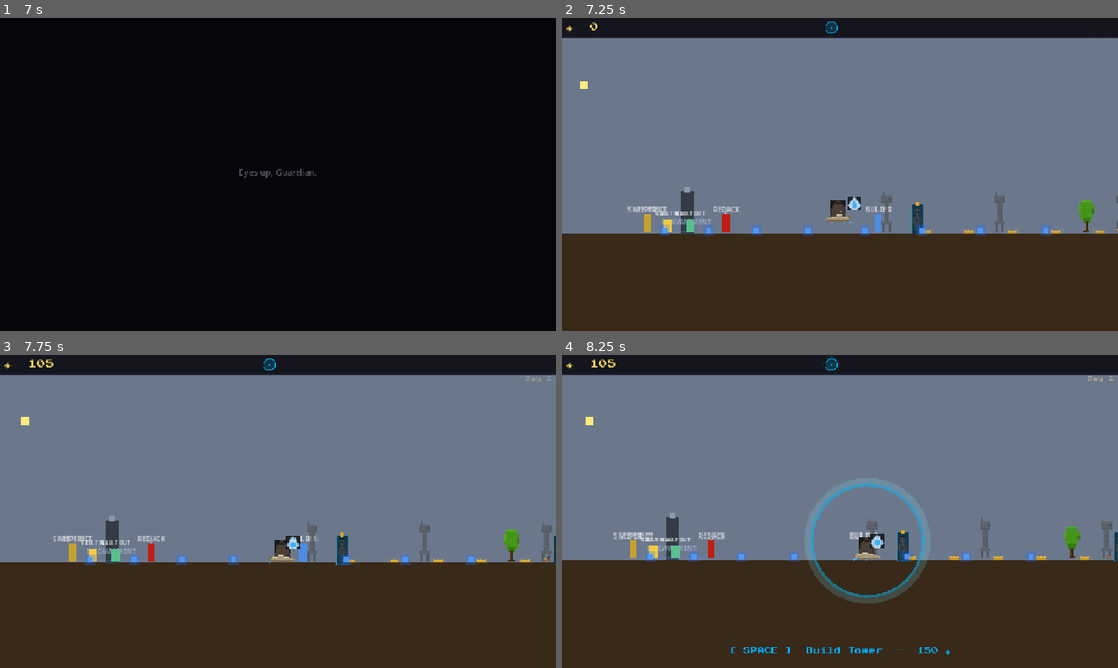
Above: before the commit, frames 1-4 (two rows, left to right).
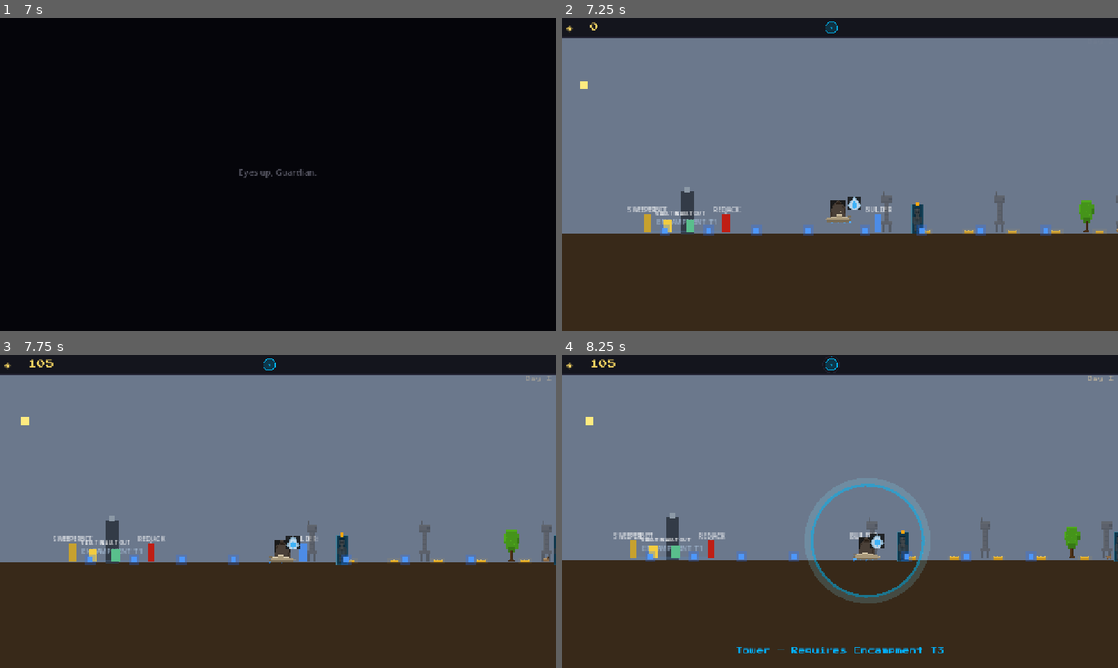
Above: after the commit, the same moments.

Repository: elliswalker/guardian-rising-game
Game: Godot game, scene res://scenes/world/opening.tscn
Two runs of this game, one before a commit and one after it. Both use one fixed random seed, a clock stepped at 60 frames per second and the inputs below.
Inputs:
- Up to frame 1 (7 s): tap Enter at 0.5, 2, 4.25 s; hold Space (action) 0.53-1.28 s; hold D (move_right) 0.53-2.03 s; tap E (ability) at 1.35, 5.85 s; tap Space (action) at 1.55, 2.85, 3.8, 4.35, 5, 6.05 s; hold A (move_left) 2.03-2.78 s; hold Space (action) 2.03-2.78 s; hold D (move_right) 2.78-4.28 s; hold E (ability) 3.53-4.28 s; hold A (move_left) 4.28-5.03 s; hold D (move_right) 5.03-5.78 s; hold Space (action) 5.03-5.78 s; hold A (move_left) from 5.78 s (still down); hold Space (action) from 6.53 s (still down)
- Up to frame 2 (7.25 s): keep holding A (move_left); keep holding Space (action)
- Up to frame 3 (7.75 s): release A (move_left) at 7.28 s; release Space (action) at 7.28 s; hold D (move_right) from 7.28 s (still down); tap Space (action) at 7.35 s
- Up to frame 4 (8.25 s): keep holding D (move_right); hold E (ability) from 8.03 s (still down)

Frame 1 is identical in both runs. In frame 2, less than 0.1% of the frame differs, in the area x 17-28%, y 64-66%; in frame 3, less than 0.1%; in frame 4, 0.5%, in the area x 14-70%, y 60-96%.

Commit message:
Encampment tier ladder: paid upgrades gate jobs, towers, and the vault
Fixes #14 — Kingdom's center-tier ladder, the pacing spine. The encampment
was a 5-line group tag with every job available on day 1; now progression
is staged:

- T1 (start): builder jobs only
- T2 (200 glimmer): +redjack jobs
- T3 (400 glimmer): +sweeperbot jobs, towers become buildable
- T4 (600 glimmer): +vault pads

The upgrade is the one workerless build (pay at the encampment, it just
happens — Kingdom rule). The encampment tower visibly grows and brightens
per tier. Gated interactables show their requirement instead of their
action prompt. Tier resets with the run.

Co-Authored-By: Claude Sonnet 4.6 <noreply@anthropic.com>

Diff:
--- a/scripts/autoload/game_state.gd
+++ b/scripts/autoload/game_state.gd
@@ -2,6 +2,7 @@
 
 signal glimmer_changed(new_value: int)
 signal vault_changed(new_value: int)
+signal encampment_upgraded(new_tier: int)
 signal ghost_captured
 signal ghost_released
 signal game_over
@@ -30,6 +31,8 @@
 
 # Vaulted glimmer is safe from combat scatter but isn't armor (EP-10)
 var vaulted_glimmer: int = 0
+# Center-tier ladder: 1=builders, 2=+redjacks, 3=+sweepers/towers, 4=+vault (EP-09)
+var encampment_tier: int = 1
 
 var is_ghost_captured := false
 var wave_number: int = 0
@@ -130,6 +133,7 @@
 	glimmer = 0
 	vaulted_glimmer = 0
 	vault_changed.emit(0)
+	encampment_tier = 1
 	wave_number = 0
 	day_number = 0
 	redjack_jobs_available = 0
--- a/scripts/world/encampment.gd
+++ b/scripts/world/encampment.gd
@@ -1,4 +1,72 @@
 extends Area2D
+
+# Encampment — the Kingdom center-tier ladder (EP-09).
+# Paid tiers gate what jobs and structures are available. The upgrade is the
+# one workerless build: pay glimmer and it happens.
+#
+# T1 (start): builder jobs
+# T2: +redjack jobs
+# T3: +sweeperbot jobs, towers buildable
+# T4: +vault pads
+
+const TIER_COSTS: Dictionary = { 2: 200, 3: 400, 4: 600 }
+const TIER_UNLOCKS: Dictionary = {
+	2: "Redjack Jobs",
+	3: "Sweeperbots + Towers",
+	4: "The Vault",
+}
+const MAX_TIER := 4
+
+@onready var _tower_sprite: ColorRect = $TowerSprite
+@onready var _label: Label = $Label
+
+var _player_inside: bool = false
 
 func _ready() -> void:
 	add_to_group("encampment")
+	collision_mask = 8  # player layer
+	body_entered.connect(_on_body_entered)
+	body_exited.connect(_on_body_exited)
+	_update_visual()
+
+func _process(_delta: float) -> void:
+	if not _player_inside or GameState.encampment_tier >= MAX_TIER:
+		return
+	_show_prompt()  # re-assert each frame to recover from preemption
+	if GameState.is_prompt_owner(self) and Input.is_action_just_pressed("action"):
+		_try_upgrade()
+
+func _on_body_entered(body: Node2D) -> void:
+	if body.is_in_group("player"):
+		_player_inside = true
+
+func _on_body_exited(body: Node2D) -> void:
+	if body.is_in_group("player"):
+		_player_inside = false
+		GameState.hide_action_prompt(self)
+
+func _show_prompt() -> void:
+	var next_tier: int = GameState.encampment_tier + 1
+	GameState.show_action_prompt(self,
+		"[ SPACE ]  Encampment T%d  —  %d ◈   (%s)" %
+		[next_tier, TIER_COSTS[next_tier], TIER_UNLOCKS[next_tier]], 7)
+
+func _try_upgrade() -> void:
+	var next_tier: int = GameState.encampment_tier + 1
+	if not GameState.spend_glimmer(TIER_COSTS[next_tier]):
+		return
+	GameState.encampment_tier = next_tier
+	GameState.encampment_upgraded.emit(next_tier)
+	_update_visual()
+	if next_tier >= MAX_TIER:
+		GameState.hide_action_prompt(self)
+
+func _update_visual() -> void:
+	var tier: int = GameState.encampment_tier
+	# tower grows and brightens with each tier
+	if _tower_sprite:
+		_tower_sprite.offset_top = -47.0 - float(tier - 1) * 8.0
+		var t: float = float(tier - 1) / 3.0
+		_tower_sprite.color = Color(0.2 + t * 0.15, 0.23 + t * 0.2, 0.28 + t * 0.3, 1.0)
+	if _label:
+		_label.text = "ENCAMPMENT  T%d" % tier
--- a/scripts/world/job_post.gd
+++ b/scripts/world/job_post.gd
@@ -8,6 +8,12 @@
 	JobType.REDJACK:    150,
 	JobType.SWEEPERBOT: 100,
 	JobType.BUILDER:    125,
+}
+# Encampment tier required before this job type unlocks (EP-09)
+const TIER_REQUIRED: Dictionary = {
+	JobType.REDJACK:    2,
+	JobType.SWEEPERBOT: 3,
+	JobType.BUILDER:    1,
 }
 const LABELS: Dictionary = {
 	JobType.REDJACK:    "Redjack",
@@ -50,6 +56,10 @@
 		GameState.hide_action_prompt(self)
 
 func _show_prompt() -> void:
+	if GameState.encampment_tier < TIER_REQUIRED[job_type]:
+		GameState.show_action_prompt(self,
+			"%s — Requires Encampment T%d" % [LABELS[job_type], TIER_REQUIRED[job_type]], 6)
+		return
 	var cost: int = COSTS[job_type]
 	var label: String = LABELS[job_type]
 	var available: int = get_tree().get_nodes_in_group("frame_waiting").size() \
@@ -61,6 +71,8 @@
 		GameState.show_action_prompt(self, "[ SPACE ]  Create %s Job  —  %d ◈" % [label, cost], 6)
 
 func _try_create_job() -> void:
+	if GameState.encampment_tier < TIER_REQUIRED[job_type]:
+		return
 	if not GameState.spend_glimmer(COSTS[job_type]):
 		return
 	match job_type:
--- a/scripts/world/tower.gd
+++ b/scripts/world/tower.gd
@@ -39,9 +39,12 @@
 func _process(delta: float) -> void:
 	if not _built:
 		if _player_nearby and not _commissioned:
-			GameState.show_action_prompt(self, "[ SPACE ]  Build Tower  —  %d ◈" % BUILD_COST, 12)
-			if GameState.is_prompt_owner(self) and Input.is_action_just_pressed("action"):
-				_commission()
+			if GameState.encampment_tier < 3:
+				GameState.show_action_prompt(self, "Tower — Requires Encampment T3", 12)
+			else:
+				GameState.show_action_prompt(self, "[ SPACE ]  Build Tower  —  %d ◈" % BUILD_COST, 12)
+				if GameState.is_prompt_owner(self) and Input.is_action_just_pressed("action"):
+					_commission()
 		return
 	_shoot_timer -= delta
 	if _shoot_timer <= 0.0:
--- a/scripts/world/vault_pad.gd
+++ b/scripts/world/vault_pad.gd
@@ -48,6 +48,9 @@
 		GameState.hide_action_prompt(self)
 
 func _show_prompt() -> void:
+	if GameState.encampment_tier < 4:
+		GameState.show_action_prompt(self, "Vault — Requires Encampment T4", 6)
+		return
 	var stored: int = GameState.vaulted_glimmer
 	if mode == Mode.DEPOSIT:
 		var amount: int = mini(CHUNK, GameState.glimmer)
@@ -68,6 +71,8 @@
 		GameState.show_action_prompt(self, "Vault empty", 6)
 
 func _do_action() -> void:
+	if GameState.encampment_tier < 4:
+		return
 	if mode == Mode.DEPOSIT:
 		var amount: int = mini(CHUNK, GameState.glimmer)
 		if amount > 0:
